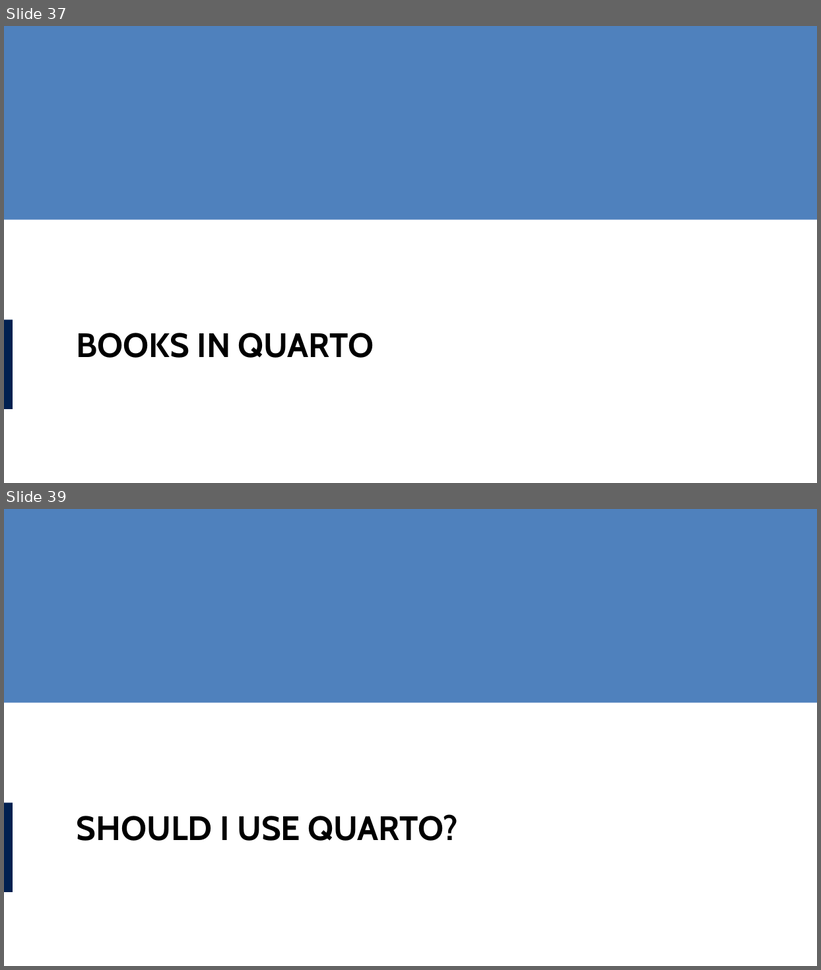
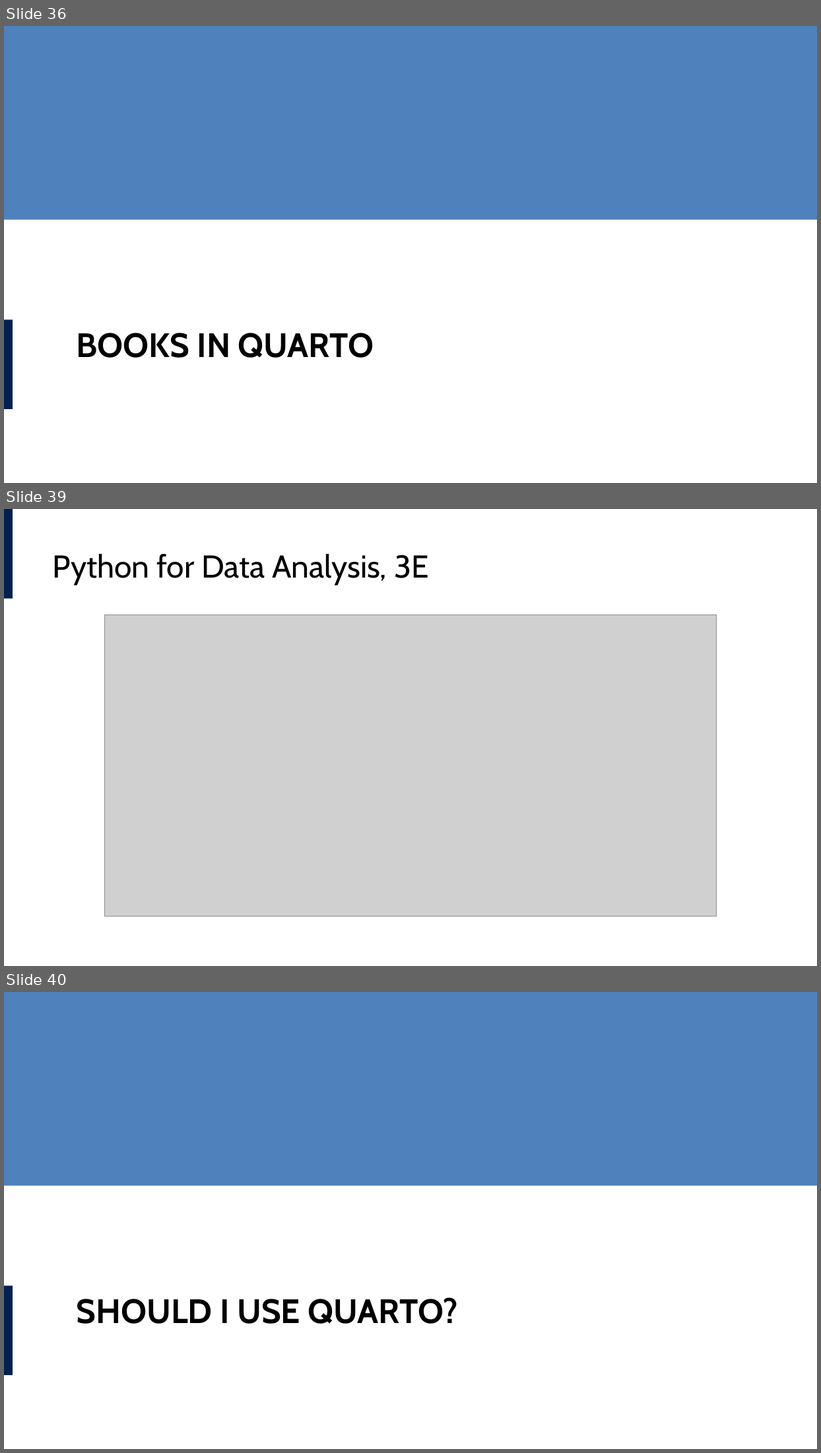
Before and after one commit to lucas-a-meyer/using-quarto, a slide deck: docs/presentation.pptx. Shown one above the other, each under a label of ours: slides 37 and 39 before the commit, slides 36, 39 and 40 after it; the slides between them are not shown. The pictures are 821x970 and 821x1453 pixels, drawn with LibreOffice and Linux fonts; fonts in the diff are those of the drawing; grey boxes stand for pictures. Boxes give left, top, right and bottom in pixels: in the first picture for what was removed or moved away, otherwise in the second. Text is boxed around its words. In the diff, an @@ line names an element or a change of style, - is before the commit and + after.

```diff
--- a/docs/presentation.pptx
+++ b/docs/presentation.pptx
@@ slide 39 added at [4, 509, 817, 966], background #FFFFFF @@
@@ rectangle added at [4, 509, 12, 599], fill #002050 @@
@@ title added at [53, 554, 429, 585], 28 pt, text #000000 @@
+Python for Data Analysis, 3E
@@ picture added at [105, 615, 717, 917] @@
@@ what was slide 37 is now slide 36 @@
@@ what was slide 39 is now slide 40 @@
```
Also in this commit, not shown: 3 slides changed, 1 other slide added, 2 slides removed, 19 other files.
